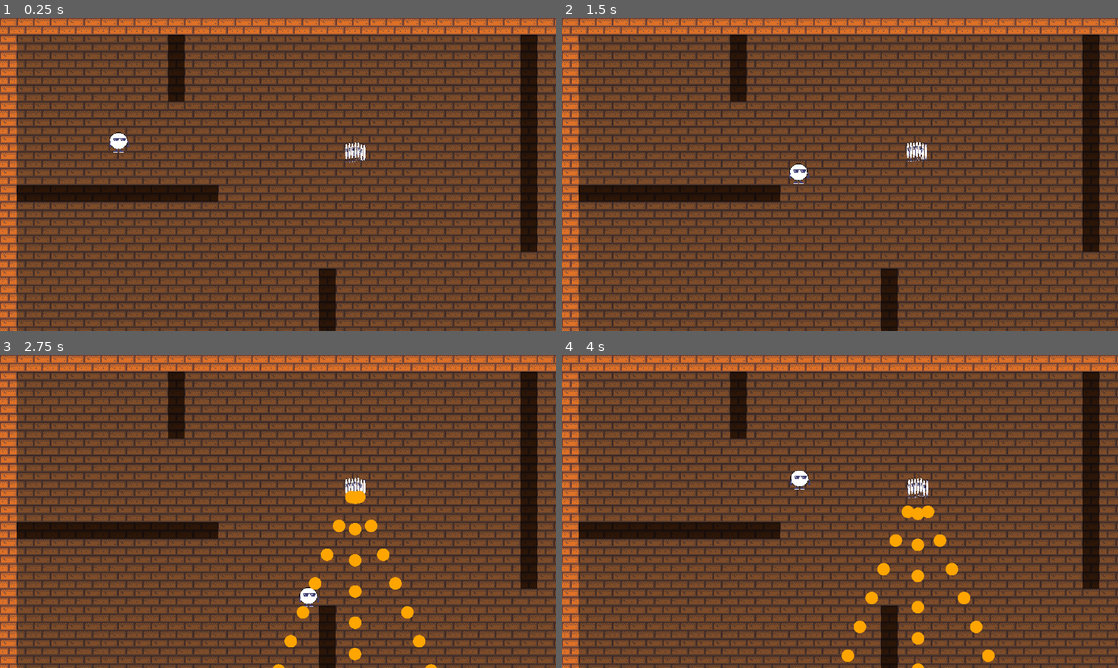
Above: before the commit, frames 1-4 (two rows, left to right).
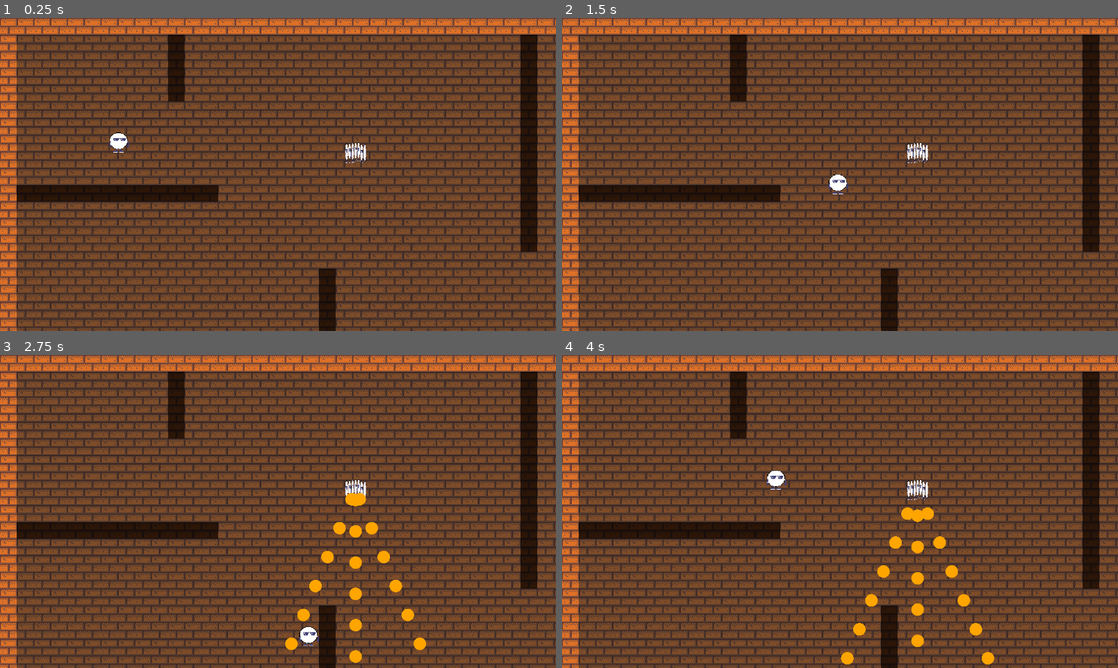
Above: after the commit, the same moments.

Repository: eduardo-kurek/MageMaze
Game: Godot game, scene res://world.tscn
The game is run twice, just before and just after one commit, with the same random seed, the same clock (stepped at 60 frames per second) and the same inputs.
Inputs:
- Up to frame 1 (0.25 s): no input
- Up to frame 2 (1.5 s): hold D (move_right) 0.53-1.28 s; hold S (move_down) from 1.28 s (still down)
- Up to frame 3 (2.75 s): release S (move_down) at 2.03 s; hold D (move_right) from 2.03 s (still down)
- Up to frame 4 (4 s): release D (move_right) at 2.78 s; hold W (move_up) 2.78-3.53 s; hold A (move_left) from 3.53 s (still down)

The runs differ from the first frame. In frame 1, 0.1% of the frame differs, in the area x 62-66%, y 39-47%; in frame 2, 0.5%; in frame 3, 1.2%; in frame 4, 1.2%, in the area x 36-78%, y 36-100%.

Commit message:
Adiciona action de movimento na maquina de estados

Diff:
--- /dev/null
+++ b/core/common/DirectionSource.gd
@@ -0,0 +1,5 @@
+class_name DirectionSource
+extends Resource
+
+func get_direction(actor: Node) -> Vector2:
+	return Vector2.ZERO
--- /dev/null
+++ b/core/common/InputDirection.gd
@@ -0,0 +1,5 @@
+class_name InputDirection
+extends DirectionSource
+
+func get_direction(actor: Node) -> Vector2:
+	return Input.get_vector("move_left", "move_right", "move_up", "move_down")
--- /dev/null
+++ b/core/state/actions/MoveAction.gd
@@ -0,0 +1,10 @@
+class_name MoveAction
+extends StateAction
+
+@export var direction: DirectionSource
+@export var speed: float = 200.0
+
+func update_physics(ctx: StateContext) -> void:
+	var body := ctx.actor as CharacterBody2D
+	body.velocity = direction.get_direction(ctx.actor) * speed
+	body.move_and_slide()
--- a/entities/behaviours/walk/ChaseWalk.gd
+++ /dev/null
@@ -1,13 +0,0 @@
-class_name ChaseWalk
-extends IWalk
-
-@export var speed: float = 60.0
-@export var stop_distance: float = 0.0
-
-func get_velocity(ctx: WalkContext) -> Vector2:
-	if ctx.target == null:
-		return Vector2.ZERO
-	var to_target := ctx.target.global_position - ctx.position
-	if to_target.length() <= stop_distance:
-		return Vector2.ZERO
-	return to_target.normalized() * speed
--- a/entities/behaviours/walk/IWalk.gd
+++ /dev/null
@@ -1,6 +0,0 @@
-class_name IWalk
-extends Resource
-
-func get_velocity(ctx: WalkContext) -> Vector2:
-	push_error("IWalk.get_velocity() não implementado")
-	return Vector2.ZERO
--- a/entities/behaviours/walk/InputWalk.gd
+++ /dev/null
@@ -1,7 +0,0 @@
-class_name InputWalk
-extends IWalk
-
-@export var speed: float = 200.0
-
-func get_velocity(_ctx: WalkContext) -> Vector2:
-	return Input.get_vector("move_left", "move_right", "move_up", "move_down") * speed
--- a/entities/behaviours/walk/RandomWalk.gd
+++ /dev/null
@@ -1,15 +0,0 @@
-class_name RandomWalk
-extends IWalk
-
-@export var speed: float = 10.0
-@export var change_interval: float = 1.5
-
-var _direction: Vector2 = Vector2.ZERO
-var _timer: float = 0.0
-
-func get_velocity(ctx: WalkContext) -> Vector2:
-	_timer -= ctx.delta
-	if _timer <= 0.0:
-		_timer = change_interval
-		_direction = Vector2.from_angle(randf() * TAU)
-	return _direction * speed
--- a/entities/behaviours/walk/WalkBehaviour.gd
+++ /dev/null
@@ -1,7 +0,0 @@
-class_name WalkBehaviour
-extends IWalk
-
-@export var next: IWalk
-
-func get_velocity(ctx: WalkContext) -> Vector2:
-	return next.get_velocity(ctx)
--- a/entities/behaviours/walk/WalkContext.gd
+++ /dev/null
@@ -1,6 +0,0 @@
-class_name WalkContext
-extends RefCounted
-
-var position: Vector2
-var target: Node2D
-var delta: float
--- a/entities/behaviours/walk/ZigZagWalk.gd
+++ /dev/null
@@ -1,16 +0,0 @@
-class_name ZigzagWalk
-extends WalkBehaviour
-
-@export var amplitude: float = 40.0
-@export var frequency: float = 1.0
-
-var _time: float = 0.0
-
-func get_velocity(ctx: WalkContext) -> Vector2:
-	var v := next.get_velocity(ctx)
-	if v == Vector2.ZERO:
-		return v
-
-	_time += ctx.delta
-	var side := v.orthogonal().normalized()
-	return v + side * sin(_time * TAU * frequency) * amplitude
--- a/entities/enemies/prisioner/prisioner.tscn
+++ b/entities/enemies/prisioner/prisioner.tscn
@@ -1,7 +1,5 @@
 [gd_scene format=3 uid="uid://bv8pxj5jy0g7o"]
 
-[ext_resource type="Script" uid="uid://bekfbgafbalfp" path="res://entities/enemies/prisioner/Entity.gd" id="1_bl8vm"]
-[ext_resource type="Script" uid="uid://begc32x5dqkn1" path="res://entities/behaviours/walk/RandomWalk.gd" id="2_d4spm"]
 [ext_resource type="Texture2D" uid="uid://cvb4xx7o3vubo" path="res://entities/player/player.png" id="2_xlfdw"]
 [ext_resource type="Script" uid="uid://b21hi32dggour" path="res://entities/behaviours/shoot/BulletDef.gd" id="3_bullet"]
 [ext_resource type="Script" uid="uid://c54ujyo7mwi7f" path="res://core/state/StateMachine.gd" id="3_n1yp8"]
@@ -12,12 +10,6 @@
 [ext_resource type="Script" uid="uid://hkiqu4n01nkp" path="res://core/state/conditions/TimerCondition.gd" id="7_5jnem"]
 [ext_resource type="Script" uid="uid://dblof0es740ca" path="res://core/state/StateAction.gd" id="8_state_action"]
 [ext_resource type="Script" uid="uid://bv11fre7nwmac" path="res://core/state/actions/WeaponAction.gd" id="8_weapon_action"]
-
-[sub_resource type="Resource" id="Resource_aqk2v"]
-script = ExtResource("2_d4spm")
-speed = 2.0
-change_interval = 0.2
-metadata/_custom_type_script = "uid://begc32x5dqkn1"
 
 [sub_resource type="Resource" id="Resource_yyg28"]
 script = ExtResource("7_5jnem")
@@ -34,7 +26,6 @@
 script = ExtResource("4_5jnem")
 id = &"idle"
 transitions = Array[ExtResource("6_3sxs5")]([SubResource("Resource_3sxs5")])
-metadata/_custom_type_script = "uid://bhwjpftt6b33b"
 
 [sub_resource type="Resource" id="Resource_rsitr"]
 script = ExtResource("3_bullet")
@@ -71,20 +62,16 @@
 id = &"shoot"
 actions = Array[ExtResource("8_state_action")]([SubResource("Resource_weapon_action")])
 transitions = Array[ExtResource("6_3sxs5")]([SubResource("Resource_6gwcs")])
-metadata/_custom_type_script = "uid://bhwjpftt6b33b"
 
 [sub_resource type="RectangleShape2D" id="RectangleShape2D_mlf01"]
 
 [node name="Prisioner" type="CharacterBody2D" unique_id=1130226890]
 collision_layer = 0
 motion_mode = 1
-script = ExtResource("1_bl8vm")
-walk = SubResource("Resource_aqk2v")
 
 [node name="StateMachine" type="Node" parent="." unique_id=1772034799]
 process_physics_priority = 1
 script = ExtResource("3_n1yp8")
-initial_state = &"idle"
 states = Array[ExtResource("4_5jnem")]([SubResource("Resource_d4spm"), SubResource("Resource_0pkrk")])
 
 [node name="CollisionShape2D" type="CollisionShape2D" parent="." unique_id=56049797]
--- a/entities/player/player.tscn
+++ b/entities/player/player.tscn
@@ -1,13 +1,12 @@
 [gd_scene format=3 uid="uid://ddlm2ehewsntt"]
 
-[ext_resource type="Script" uid="uid://ckttah2qd5wuy" path="res://entities/player/Player.gd" id="1_abrql"]
-[ext_resource type="Script" uid="uid://wj7begt247st" path="res://entities/behaviours/walk/InputWalk.gd" id="2_bls4j"]
+[ext_resource type="Script" uid="uid://c54ujyo7mwi7f" path="res://core/state/StateMachine.gd" id="2_abrql"]
 [ext_resource type="Texture2D" uid="uid://cvb4xx7o3vubo" path="res://entities/player/player.png" id="2_rkbax"]
-
-[sub_resource type="Resource" id="Resource_8fjmc"]
-script = ExtResource("2_bls4j")
-speed = 150.0
-metadata/_custom_type_script = "uid://wj7begt247st"
+[ext_resource type="Script" uid="uid://ch3munoyympvj" path="res://core/state/State.gd" id="3_qiwj3"]
+[ext_resource type="Script" uid="uid://dblof0es740ca" path="res://core/state/StateAction.gd" id="4_26q78"]
+[ext_resource type="Script" uid="uid://cadihsa6qdpbj" path="res://core/common/InputDirection.gd" id="5_bectd"]
+[ext_resource type="Script" uid="uid://ds5aggrivb5eg" path="res://core/state/actions/MoveAction.gd" id="6_wvtmh"]
+[ext_resource type="Script" uid="uid://ehhslnrkele0" path="res://core/state/StateTransition.gd" id="7_7thud"]
 
 [sub_resource type="RectangleShape2D" id="RectangleShape2D_rkbax"]
 
@@ -62,11 +61,24 @@
 "speed": 7.0
 }]
 
+[sub_resource type="Resource" id="Resource_26q78"]
+script = ExtResource("5_bectd")
+metadata/_custom_type_script = "uid://cadihsa6qdpbj"
+
+[sub_resource type="Resource" id="Resource_fkugw"]
+script = ExtResource("6_wvtmh")
+direction = SubResource("Resource_26q78")
+metadata/_custom_type_script = "uid://ds5aggrivb5eg"
+
+[sub_resource type="Resource" id="Resource_sglur"]
+script = ExtResource("3_qiwj3")
+id = &"playing"
+actions = Array[ExtResource("4_26q78")]([SubResource("Resource_fkugw")])
+metadata/_custom_type_script = "uid://ch3munoyympvj"
+
 [node name="Player" type="CharacterBody2D" unique_id=1005058334 groups=["enemy_target"]]
 collision_layer = 2
 motion_mode = 1
-script = ExtResource("1_abrql")
-walk = SubResource("Resource_8fjmc")
 
 [node name="CollisionShape2D" type="CollisionShape2D" parent="." unique_id=2088231789]
 shape = SubResource("RectangleShape2D_rkbax")
@@ -78,3 +90,8 @@
 animation = &"idle"
 autoplay = "idle"
 frame_progress = 0.5211623
+
+[node name="StateMachine" type="Node" parent="." unique_id=2102431705]
+script = ExtResource("2_abrql")
+states = Array[ExtResource("3_qiwj3")]([SubResource("Resource_sglur")])
+metadata/_custom_type_script = "uid://c54ujyo7mwi7f"
Not shown, added: core/common/DirectionSource.gd.uid
Not shown, added: core/common/InputDirection.gd.uid
Not shown, added: core/state/actions/MoveAction.gd.uid
Not shown, removed: entities/behaviours/walk/ChaseWalk.gd.uid
Not shown, removed: entities/behaviours/walk/IWalk.gd.uid
Not shown, removed: entities/behaviours/walk/InputWalk.gd.uid
Not shown, removed: entities/behaviours/walk/RandomWalk.gd.uid
Not shown, removed: entities/behaviours/walk/WalkBehaviour.gd.uid
Not shown, removed: entities/behaviours/walk/WalkContext.gd.uid
Not shown, removed: entities/behaviours/walk/ZigZagWalk.gd.uid
